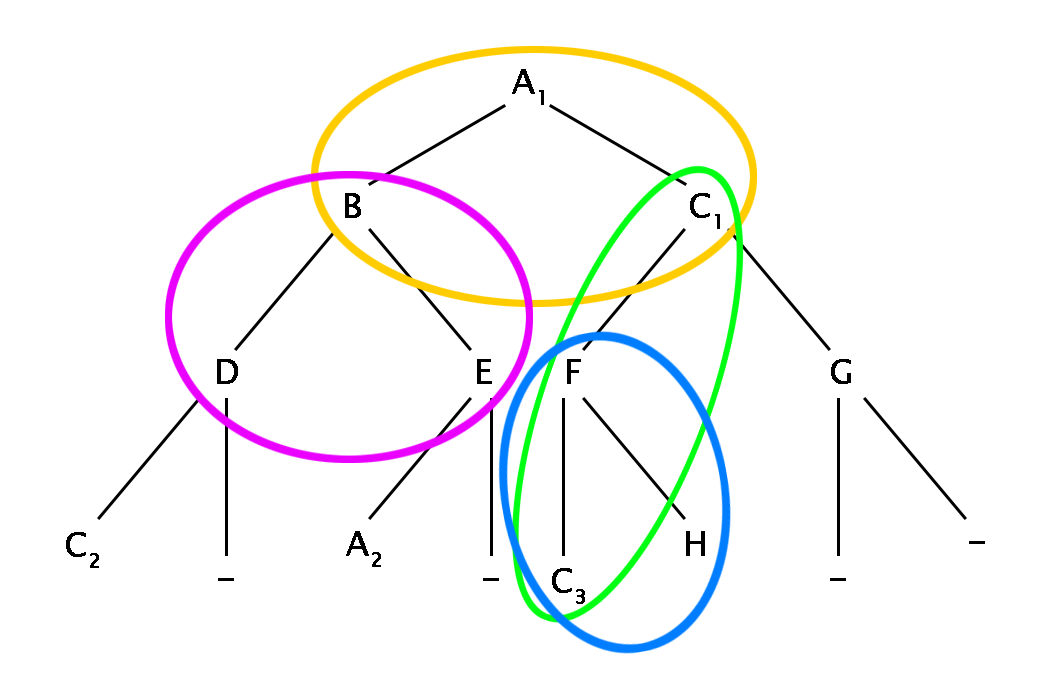
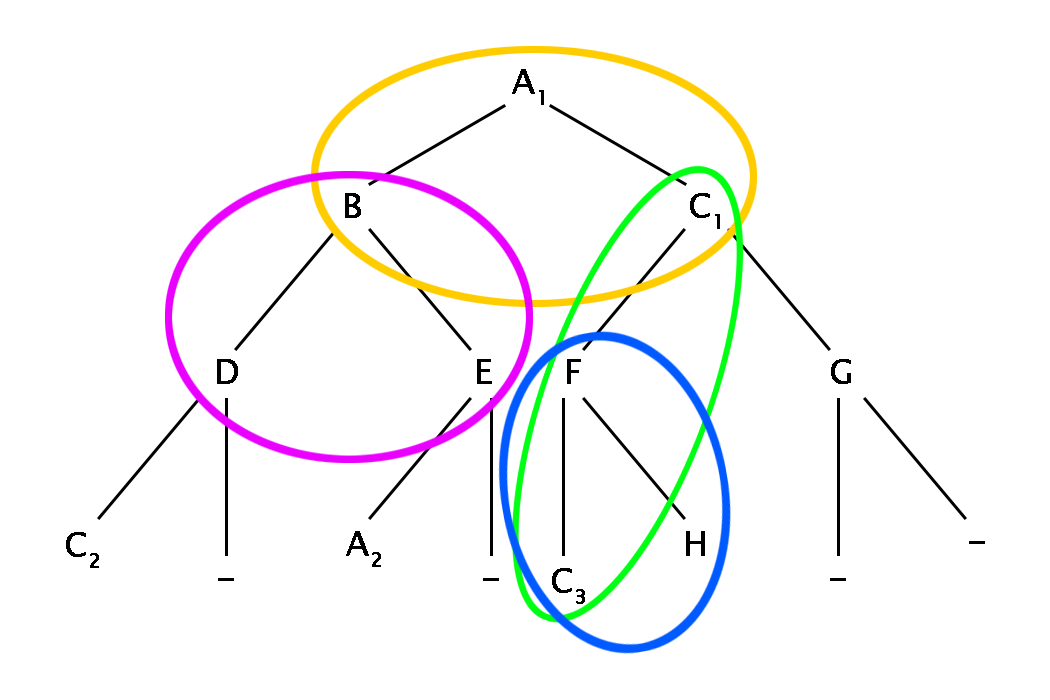
Before/after of a (1050, 700) layered artwork. What changed in the layer stack:
pixels changed over 498, 331, 731, 654 (layer not identified)
